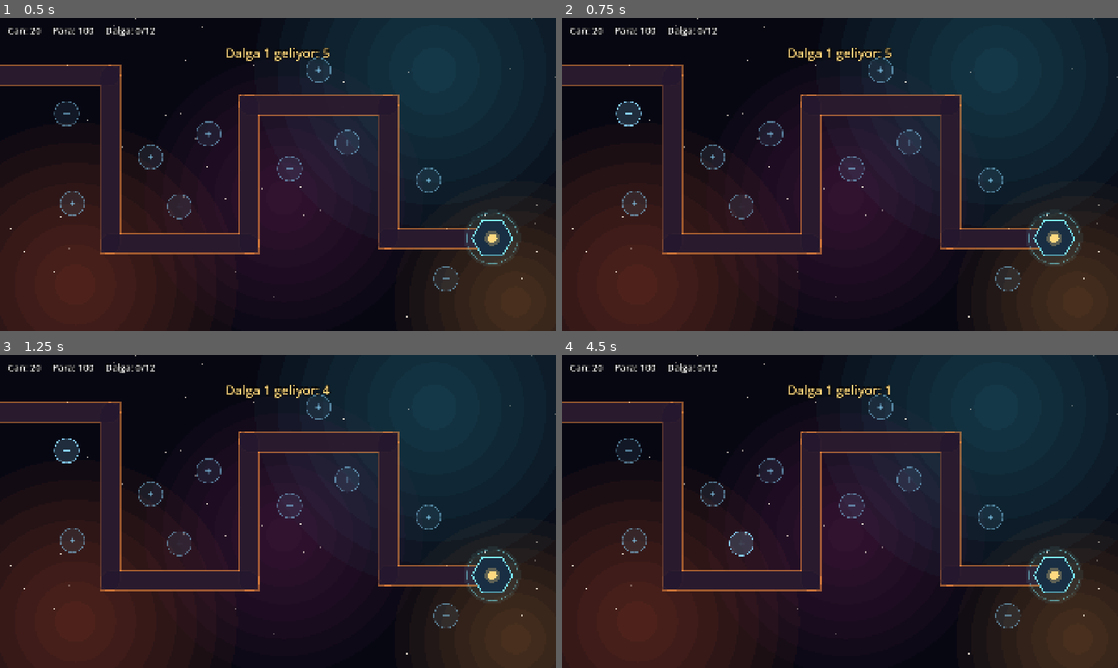
Above: before the commit, frames 1-4 (two rows, left to right).
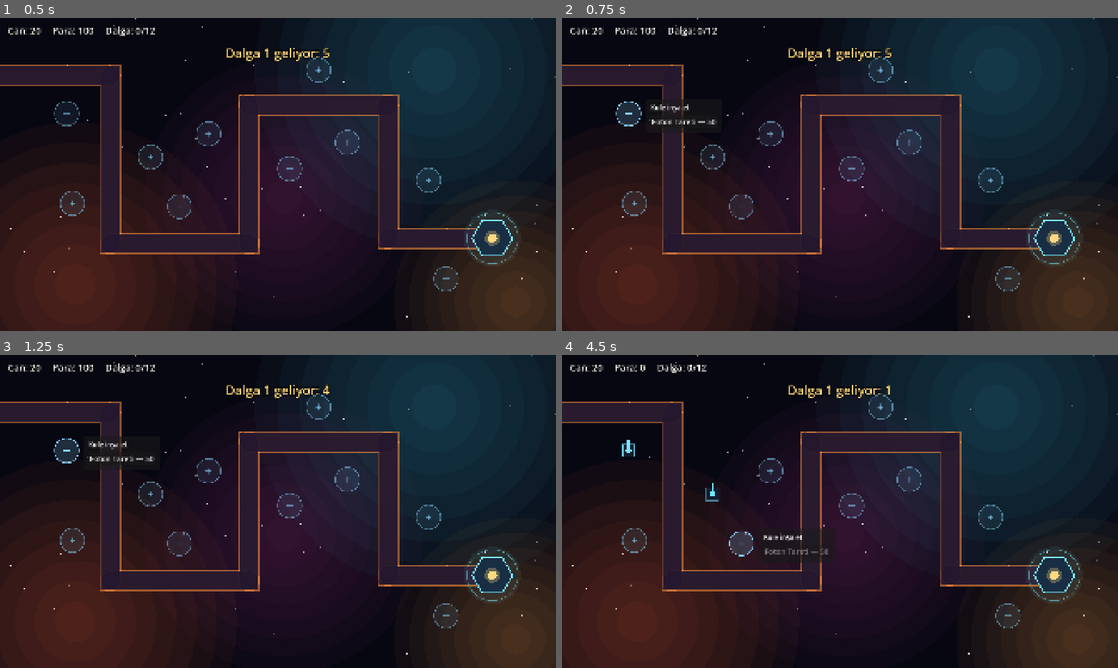
Above: after the commit, the same moments.

Repository: Trigade/TD
Game: Godot game, scene res://scenes/main.tscn
Two runs of this game, one before a commit and one after it. Both use one fixed random seed, a clock stepped at 60 frames per second and the inputs below.
Inputs (mouse positions are in pixels of both pictures, inside the frame that each line leads up to):
- Up to frame 1 (0.5 s): no input
- Up to frame 2 (0.75 s): tap Enter at 0.5 s; move the mouse to (628, 115) at 0.52 s; click (628, 115) at 0.67 s
- Up to frame 3 (1.25 s): no input
- Up to frame 4 (4.5 s): click (684, 458) at 1.25 s, where only the run after the commit has a clickable "Foton Tareti — 50"; tap Space at 2, 4.25 s; move the mouse to (712, 492) at 2.02 s; click (712, 492) at 2.17 s; click (767, 502) at 2.75 s, where only the run after the commit has a clickable "Foton Tareti — 50"; tap Enter at 3.5 s; move the mouse to (634, 539) at 3.52 s; click (634, 539) at 3.67 s; move the mouse to (739, 542) at 4.27 s; click (739, 542) at 4.42 s

Frame 1 is identical in both runs. In frame 2, 0.3% of the frame differs, in the area x 15-28%, y 26-37%; in frame 3, 0.3%; in frame 4, 0.7%, in the area x 9-48%, y 2-67%.

Commit message:
Kule inşası ve Foton Tareti
- Boş kule noktasına tıklayınca açılan inşa menüsü; paranın yetmediği kule pasif
- Menü dışına tıklama veya ESC menüyü kapatır, seçili nokta vurgulanır
- TowerData kaynağıyla veri odaklı kuleler; ilk kule Foton Tareti
- Kule menzildeki en öndeki düşmanı hedefler, namlusunu çevirir, güdümlü mermi atar
- Kurulu kulenin üzerine gelince menzil dairesi görünür

Co-Authored-By: Claude Opus 5 <noreply@anthropic.com>

Diff:
--- /dev/null
+++ b/resources/towers/photon_turret.tres
@@ -0,0 +1,15 @@
+[gd_resource type="Resource" script_class="TowerData" format=3]
+
+[ext_resource type="Script" path="res://scripts/towers/tower_data.gd" id="1_data"]
+
+[resource]
+script = ExtResource("1_data")
+display_name = "Foton Tareti"
+description = "Ucuz ve hızlı ateş eder. Zırha karşı zayıftır."
+cost = 50
+damage = 12.0
+fire_rate = 3.0
+attack_range = 220.0
+projectile_speed = 1000.0
+sides = 4
+color = Color(0.45, 0.9, 1, 1)
--- /dev/null
+++ b/scenes/towers/projectile.tscn
@@ -0,0 +1,8 @@
+[gd_scene format=3]
+
+[ext_resource type="Script" path="res://scripts/towers/projectile.gd" id="1_projectile"]
+
+[node name="Projectile" type="Node2D"]
+top_level = true
+z_index = 10
+script = ExtResource("1_projectile")
--- /dev/null
+++ b/scenes/towers/tower.tscn
@@ -0,0 +1,6 @@
+[gd_scene format=3]
+
+[ext_resource type="Script" path="res://scripts/towers/tower.gd" id="1_tower"]
+
+[node name="Tower" type="Node2D"]
+script = ExtResource("1_tower")
--- /dev/null
+++ b/scenes/ui/build_menu.tscn
@@ -0,0 +1,28 @@
+[gd_scene format=3]
+
+[ext_resource type="Script" path="res://scripts/ui/build_menu.gd" id="1_menu"]
+
+[node name="BuildMenu" type="PanelContainer"]
+offset_right = 320.0
+offset_bottom = 120.0
+script = ExtResource("1_menu")
+
+[node name="Margin" type="MarginContainer" parent="."]
+layout_mode = 2
+theme_override_constants/margin_left = 16
+theme_override_constants/margin_top = 12
+theme_override_constants/margin_right = 16
+theme_override_constants/margin_bottom = 16
+
+[node name="Content" type="VBoxContainer" parent="Margin"]
+layout_mode = 2
+theme_override_constants/separation = 10
+
+[node name="Title" type="Label" parent="Margin/Content"]
+layout_mode = 2
+theme_override_font_sizes/font_size = 24
+text = "Kule inşa et"
+
+[node name="Options" type="VBoxContainer" parent="Margin/Content"]
+layout_mode = 2
+theme_override_constants/separation = 8
--- a/scenes/ui/hud.tscn
+++ b/scenes/ui/hud.tscn
@@ -1,6 +1,7 @@
 [gd_scene format=3]
 
 [ext_resource type="Script" path="res://scripts/ui/hud.gd" id="1_hud"]
+[ext_resource type="PackedScene" path="res://scenes/ui/build_menu.tscn" id="2_build_menu"]
 
 [node name="Hud" type="CanvasLayer"]
 script = ExtResource("1_hud")
@@ -25,3 +26,5 @@
 theme_override_constants/outline_size = 10
 theme_override_font_sizes/font_size = 44
 horizontal_alignment = 1
+
+[node name="BuildMenu" parent="." instance=ExtResource("2_build_menu")]
--- a/scripts/main.gd
+++ b/scripts/main.gd
@@ -1,12 +1,15 @@
 extends Node2D
 
-## Ana sahne: haritayı, dalgaları ve oyuncu durumunu (can, para) bir araya getirir.
+## Ana sahne: haritayı, dalgaları, kule inşasını ve oyuncu durumunu (can, para) bir araya getirir.
 
 const STARTING_LIVES := 20
 const STARTING_MONEY := 100
 
 var lives := STARTING_LIVES
 var money := STARTING_MONEY
+
+## İnşa menüsünün açık olduğu kule noktası.
+var _selected_slot: TowerSlot
 
 @onready var tower_slots: Node2D = $TowerSlots
 @onready var wave_manager: WaveManager = $WaveManager
@@ -16,6 +19,7 @@
 func _ready() -> void:
 	for slot: TowerSlot in tower_slots.get_children():
 		slot.clicked.connect(_on_slot_clicked)
+	hud.build_menu.tower_chosen.connect(_on_tower_chosen)
 
 	wave_manager.countdown_changed.connect(_on_countdown_changed)
 	wave_manager.wave_started.connect(_on_wave_started)
@@ -26,9 +30,37 @@
 	_refresh_hud()
 
 
+func _unhandled_input(event: InputEvent) -> void:
+	# Menü dışına yapılan tıklama menüyü kapatır. Tıklama bir kule noktasına denk geldiyse
+	# nokta bu olaydan sonra işlenir ve menüyü yeniden açar.
+	var clicked_outside: bool = event is InputEventMouseButton and event.pressed and event.button_index == MOUSE_BUTTON_LEFT
+	if clicked_outside or event.is_action_pressed("ui_cancel"):
+		_close_build_menu()
+
+
 func _on_slot_clicked(slot: TowerSlot) -> void:
-	# Kule inşa menüsü gelene kadar sadece seçimi bildiriyoruz.
-	print("Kule noktası seçildi: ", slot.name)
+	if slot.tower:
+		return  # Yükseltme ve satış menüsü sonraki adımda.
+	_close_build_menu()
+	_selected_slot = slot
+	slot.selected = true
+	hud.build_menu.open_at(slot.global_position, money)
+
+
+func _on_tower_chosen(data: TowerData) -> void:
+	if _selected_slot == null or money < data.cost:
+		return
+	money -= data.cost
+	_selected_slot.build(data)
+	_close_build_menu()
+	_refresh_hud()
+
+
+func _close_build_menu() -> void:
+	if _selected_slot:
+		_selected_slot.selected = false
+		_selected_slot = null
+	hud.build_menu.hide()
 
 
 func _on_countdown_changed(seconds_left: float) -> void:
@@ -64,6 +96,7 @@
 
 func _game_over() -> void:
 	# Ağacı durdurmak düşmanları ve dalgaları yerinde dondurur; yeniden başlatma menüsü sonra gelecek.
+	_close_build_menu()
 	get_tree().paused = true
 	hud.show_message("İstasyon düştü!")
 	print("Oyun bitti — dalga %d" % wave_manager.current_wave)
@@ -71,3 +104,4 @@
 
 func _refresh_hud() -> void:
 	hud.set_stats(lives, money, wave_manager.current_wave, wave_manager.total_waves())
+	hud.build_menu.refresh(money)
--- a/scripts/map/tower_slot.gd
+++ b/scripts/map/tower_slot.gd
@@ -2,12 +2,20 @@
 class_name TowerSlot
 extends Area2D
 
-## Oyuncunun kule inşa edebildiği sabit nokta.
+## Oyuncunun kule inşa edebildiği sabit nokta. Üzerine inşa edilen kuleyi de taşır.
 
 signal clicked(slot: TowerSlot)
 
+const TOWER_SCENE := preload("res://scenes/towers/tower.tscn")
 const RADIUS := 42.0
 const COLOR := Color(0.55, 0.85, 1.0)
+
+var tower: Tower
+## İnşa menüsü bu nokta için açıkken vurgulanır.
+var selected := false:
+	set(value):
+		selected = value
+		queue_redraw()
 
 var _hovered := false
 
@@ -24,14 +32,27 @@
 		clicked.emit(self)
 
 
+func build(data: TowerData) -> void:
+	tower = TOWER_SCENE.instantiate()
+	tower.data = data
+	tower.show_range = _hovered
+	add_child(tower)
+	queue_redraw()
+
+
 func _set_hovered(value: bool) -> void:
 	_hovered = value
+	if tower:
+		tower.show_range = value
 	queue_redraw()
 
 
 func _draw() -> void:
-	var alpha := 0.95 if _hovered else 0.5
-	draw_circle(Vector2.ZERO, RADIUS, Color(COLOR, 0.18 if _hovered else 0.08))
+	if tower:
+		return
+	var highlighted := _hovered or selected
+	var alpha := 0.95 if highlighted else 0.5
+	draw_circle(Vector2.ZERO, RADIUS, Color(COLOR, 0.18 if highlighted else 0.08))
 	draw_arc(Vector2.ZERO, RADIUS, 0.0, TAU, 48, Color(COLOR, alpha), 3.0, true)
 	draw_line(Vector2(-10, 0), Vector2(10, 0), Color(COLOR, alpha), 3.0, true)
 	draw_line(Vector2(0, -10), Vector2(0, 10), Color(COLOR, alpha), 3.0, true)
--- /dev/null
+++ b/scripts/towers/projectile.gd
@@ -0,0 +1,40 @@
+class_name Projectile
+extends Node2D
+
+## Hedefine doğru uçan mermi. Hedef yolda ölürse son bilinen konumuna varıp kaybolur.
+
+var target: Enemy
+var damage := 0.0
+var speed := 900.0
+var color := Color.WHITE
+
+var _destination: Vector2
+
+
+func _ready() -> void:
+	_destination = target.global_position
+
+
+func _process(delta: float) -> void:
+	if _target_alive():
+		_destination = target.global_position
+
+	var to_destination := _destination - global_position
+	var step := speed * delta
+	if to_destination.length() <= step:
+		if _target_alive():
+			target.take_damage(damage)
+		queue_free()
+		return
+
+	global_position += to_destination.normalized() * step
+	rotation = to_destination.angle()
+
+
+func _target_alive() -> bool:
+	return is_instance_valid(target) and target.health > 0.0
+
+
+func _draw() -> void:
+	draw_line(Vector2(-12, 0), Vector2(4, 0), color, 4.0, true)
+	draw_circle(Vector2(4, 0), 3.0, Color.WHITE)
--- /dev/null
+++ b/scripts/towers/tower.gd
@@ -0,0 +1,69 @@
+class_name Tower
+extends Node2D
+
+## Kule noktasına inşa edilen kule: menzilindeki, istasyona en yakın düşmanı hedefler ve ateş eder.
+
+const PROJECTILE_SCENE := preload("res://scenes/towers/projectile.tscn")
+const BODY_RADIUS := 30.0
+const BARREL_LENGTH := 38.0
+const BODY_COLOR := Color(0.08, 0.12, 0.18)
+
+var data: TowerData
+var show_range := false:
+	set(value):
+		show_range = value
+		queue_redraw()
+
+var _cooldown := 0.0
+var _aim_angle := -PI / 2.0
+
+
+func _process(delta: float) -> void:
+	_cooldown = maxf(_cooldown - delta, 0.0)
+	var target := _find_target()
+	if target == null:
+		return
+	_aim_angle = (target.global_position - global_position).angle()
+	queue_redraw()
+	if _cooldown == 0.0:
+		_fire(target)
+		_cooldown = 1.0 / data.fire_rate
+
+
+## Menzildeki düşmanlardan yolda en çok ilerlemiş olanı seçer.
+func _find_target() -> Enemy:
+	var best: Enemy = null
+	for enemy: Enemy in get_tree().get_nodes_in_group("enemies"):
+		if enemy.health <= 0.0:
+			continue
+		if global_position.distance_to(enemy.global_position) > data.attack_range:
+			continue
+		if best == null or enemy.progress > best.progress:
+			best = enemy
+	return best
+
+
+func _fire(target: Enemy) -> void:
+	var projectile: Projectile = PROJECTILE_SCENE.instantiate()
+	projectile.target = target
+	projectile.damage = data.damage
+	projectile.speed = data.projectile_speed
+	projectile.color = data.color
+	add_child(projectile)
+	projectile.global_position = global_position + Vector2.from_angle(_aim_angle) * BARREL_LENGTH
+
+
+func _draw() -> void:
+	if show_range:
+		draw_circle(Vector2.ZERO, data.attack_range, Color(data.color, 0.06))
+		draw_arc(Vector2.ZERO, data.attack_range, 0.0, TAU, 96, Color(data.color, 0.4), 2.0, true)
+
+	var body := PackedVector2Array()
+	for i in data.sides:
+		body.append(Vector2.from_angle(PI / data.sides + TAU * i / data.sides) * BODY_RADIUS)
+	draw_colored_polygon(body, BODY_COLOR)
+	body.append(body[0])
+	draw_polyline(body, data.color, 3.0, true)
+
+	draw_line(Vector2.ZERO, Vector2.from_angle(_aim_angle) * BARREL_LENGTH, data.color, 8.0, true)
+	draw_circle(Vector2.ZERO, 10.0, data.color)
--- /dev/null
+++ b/scripts/towers/tower_data.gd
@@ -0,0 +1,19 @@
+class_name TowerData
+extends Resource
+
+## Bir kule tipinin değerleri. Denge ayarları resources/towers altındaki .tres dosyalarından yapılır.
+
+@export var display_name := ""
+@export_multiline var description := ""
+@export var cost := 50
+@export var damage := 10.0
+## Saniyedeki atış sayısı.
+@export var fire_rate := 1.0
+## Piksel.
+@export var attack_range := 200.0
+## Piksel/saniye.
+@export var projectile_speed := 900.0
+
+@export_group("Görünüm")
+@export_range(3, 12) var sides := 4
+@export var color := Color.WHITE
--- /dev/null
+++ b/scripts/ui/build_menu.gd
@@ -0,0 +1,48 @@
+class_name BuildMenu
+extends PanelContainer
+
+## Boş bir kule noktasına tıklanınca açılan inşa menüsü. Paranın yetmediği kuleler pasif görünür.
+
+signal tower_chosen(data: TowerData)
+
+## Menüde sunulan kuleler; yeni kule tipleri buraya eklenir.
+const TOWERS := [
+	preload("res://resources/towers/photon_turret.tres"),
+]
+## Menünün kule noktasına göre konumu.
+const OFFSET := Vector2(60, -50)
+
+var _buttons: Dictionary[TowerData, Button] = {}
+
+@onready var _options: VBoxContainer = $Margin/Content/Options
+
+
+func _ready() -> void:
+	hide()
+	for data: TowerData in TOWERS:
+		var button := Button.new()
+		button.text = "%s — %d" % [data.display_name, data.cost]
+		button.tooltip_text = data.description
+		button.alignment = HORIZONTAL_ALIGNMENT_LEFT
+		button.add_theme_font_size_override("font_size", 26)
+		button.pressed.connect(func() -> void: tower_chosen.emit(data))
+		_options.add_child(button)
+		_buttons[data] = button
+
+
+func open_at(slot_position: Vector2, money: int) -> void:
+	refresh(money)
+	show()
+	reset_size()
+	var screen := get_viewport_rect().size
+	var target := slot_position + OFFSET
+	# Sağa sığmıyorsa noktanın soluna aç.
+	if target.x + size.x > screen.x:
+		target.x = slot_position.x - OFFSET.x - size.x
+	target.y = clampf(target.y, 0.0, screen.y - size.y)
+	position = target
+
+
+func refresh(money: int) -> void:
+	for data in _buttons:
+		_buttons[data].disabled = money < data.cost
--- a/scripts/ui/hud.gd
+++ b/scripts/ui/hud.gd
@@ -3,6 +3,7 @@
 
 ## Geçici arayüz: can, para, dalga ve durum mesajlarını gösterir. Asıl arayüz sonraki adımlarda gelecek.
 
+@onready var build_menu: BuildMenu = $BuildMenu
 @onready var _stats: Label = $Stats
 @onready var _message: Label = $Message
 
Not shown, added: scripts/towers/projectile.gd.uid
Not shown, added: scripts/towers/tower.gd.uid
Not shown, added: scripts/towers/tower_data.gd.uid
Not shown, added: scripts/ui/build_menu.gd.uid
Not shown, changed: README.md
